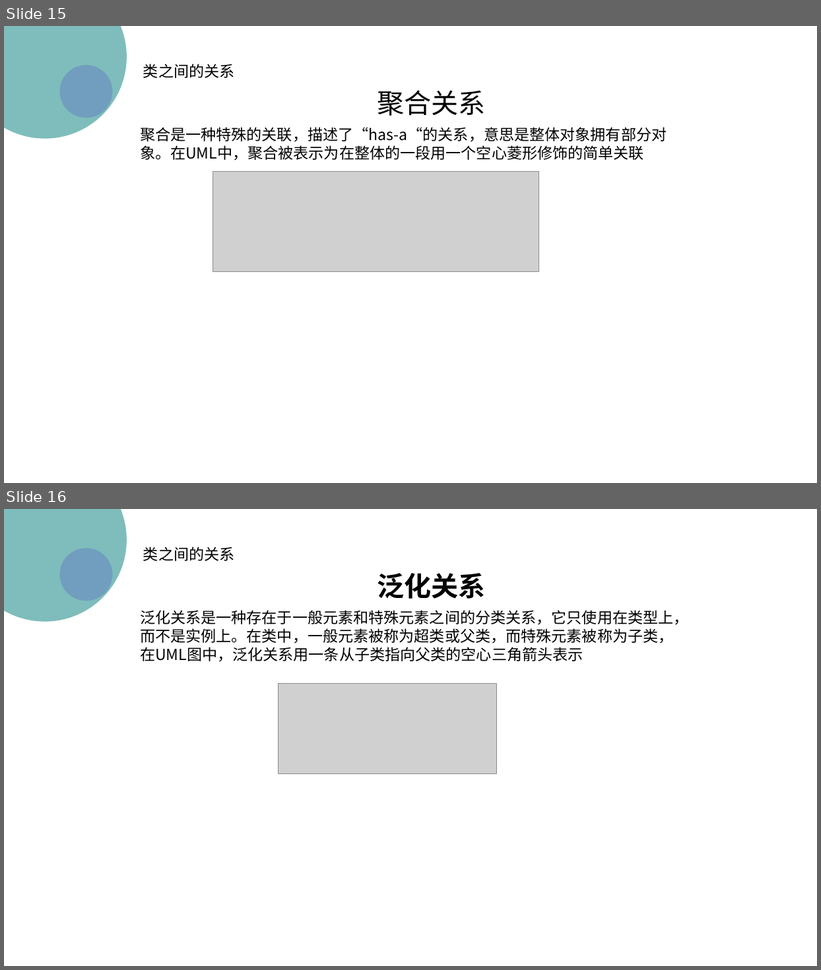
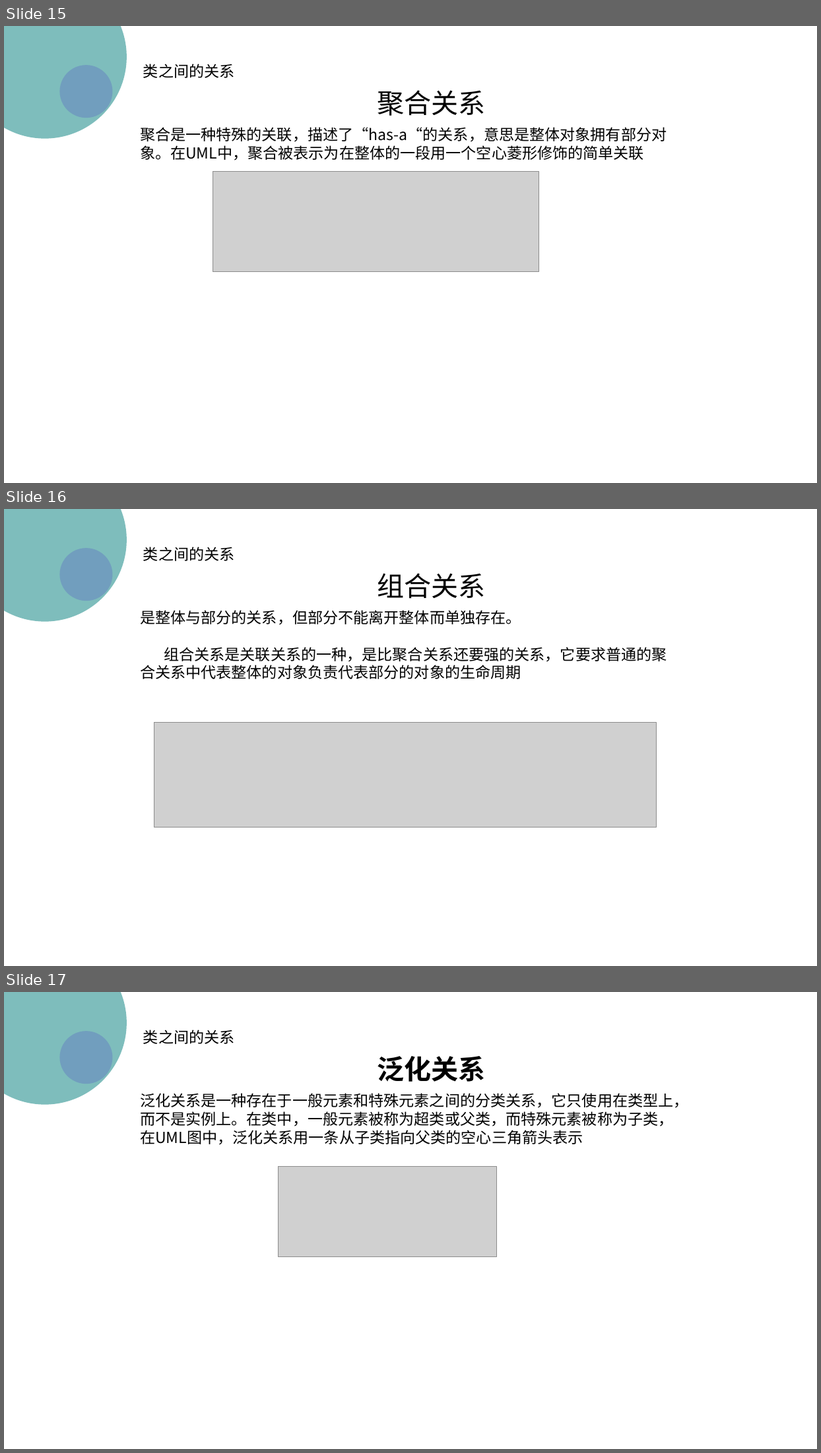
Before and after one commit to wyrda6/PRD2018-G17, a slide deck: 非受控文档/翻转课堂/UML基础1.pptx. Shown one above the other, each under a label of ours: slides 15 and 16 before the commit, slides 15, 16 and 17 after it. The pictures are 821x970 and 821x1453 pixels, drawn with LibreOffice and Linux fonts; fonts in the diff are those of the drawing; grey boxes stand for pictures; background and template pictures are left out. Boxes give left, top, right and bottom in pixels: in the first picture for what was removed or moved away, otherwise in the second. Text is boxed around its words. In the diff, an @@ line names an element or a change of style, - is before the commit and + after.

```diff
--- a/非受控文档/翻转课堂/UML基础1.pptx
+++ b/非受控文档/翻转课堂/UML基础1.pptx
@@ slide 16 added at bbox=[4, 509, 817, 966], background picture (left out) @@
@@ ellipse added at bbox=[4, 509, 127, 621], fill #48A2A0 at 70% opacity @@
@@ ellipse added at bbox=[59, 548, 113, 601], fill #6C92C0 at 70% opacity @@
@@ text added at bbox=[143, 547, 235, 561], 18 pt, text #000000 @@
+类之间的关系
@@ text added at bbox=[377, 573, 485, 599], 32 pt, text #000000 @@
+组合关系
@@ text added at bbox=[140, 610, 667, 679], 18 pt, text #000000 @@
+是整体与部分的关系，但部分不能离开整体而单独存在。
+组合关系是关联关系的一种，是比聚合关系还要强的关系，它要求普通的聚合关系中代表整体的对象负责代表部分的对象的生命周期
@@ picture added at bbox=[154, 722, 656, 828] @@
@@ what was slide 16 is now slide 17 @@
```
